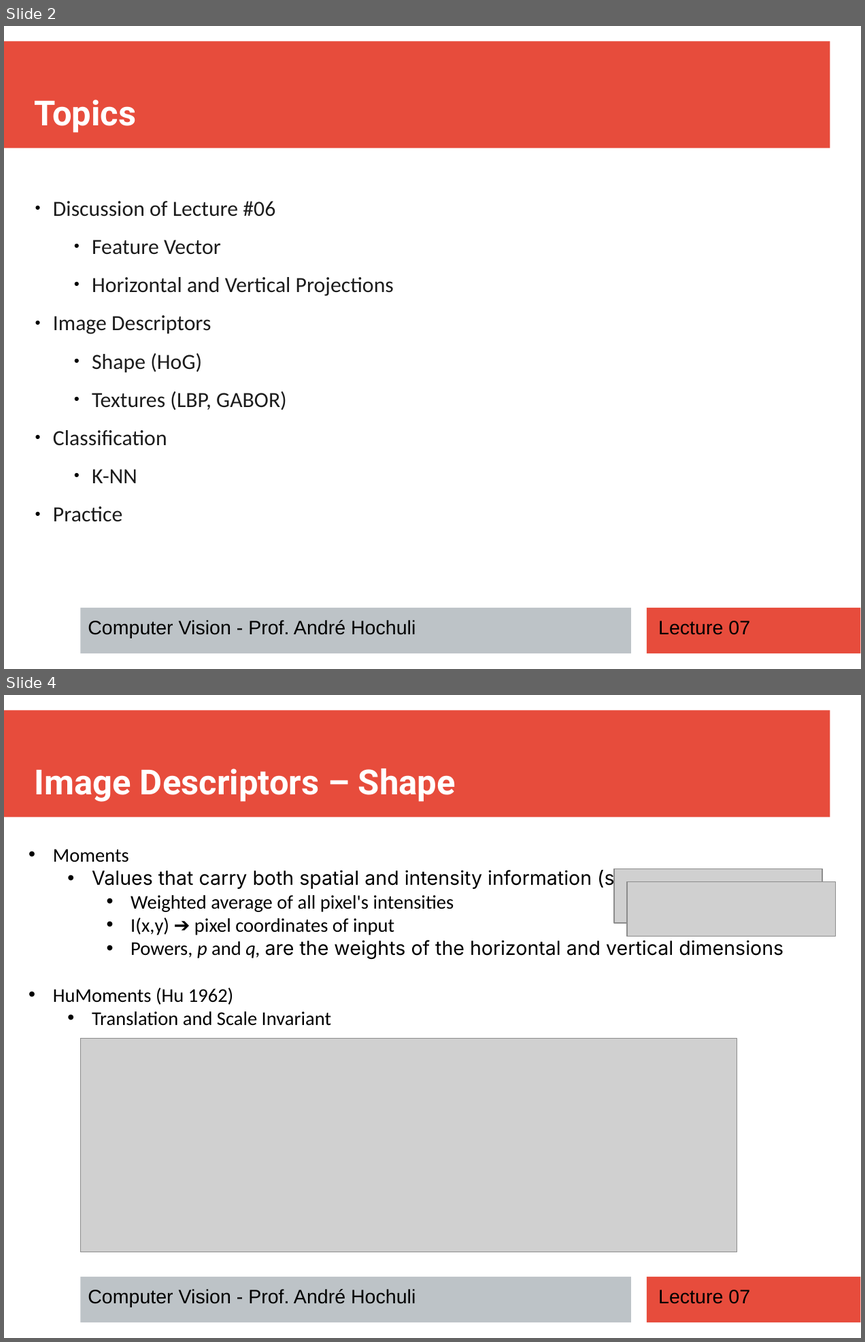
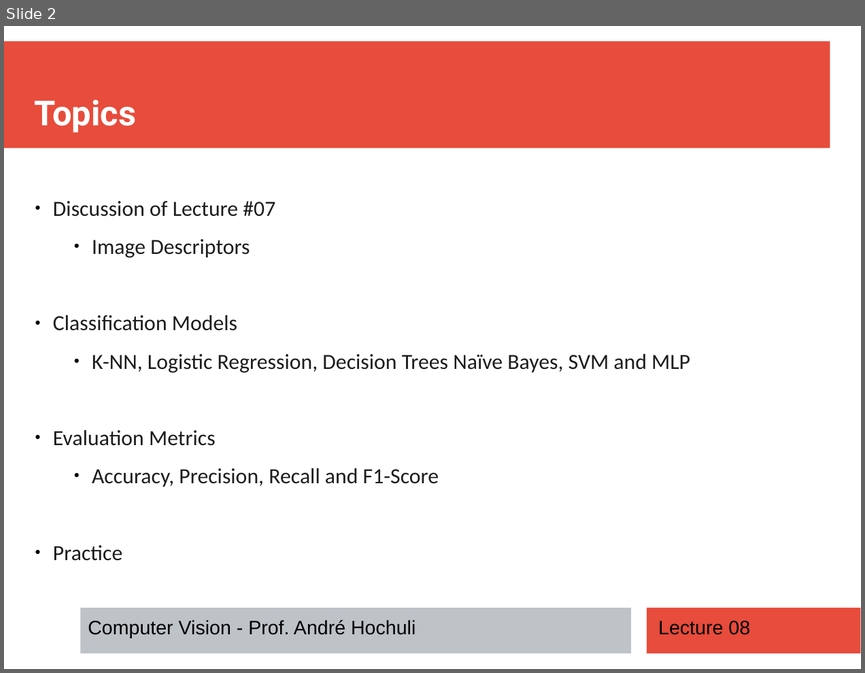
Before and after one commit to andrehochuli/teaching, a slide deck: ComputerVision/Lecture 08 - Classification/Lecture 08 - Classification.pptx. Shown one above the other, each under a label of ours: slides 2 and 4 before the commit, slide 2 after it; the slides between them are not shown. The pictures are 865x1342 and 865x673 pixels, drawn with LibreOffice and Linux fonts; fonts in the diff are those of the drawing; grey boxes stand for pictures. Boxes give left, top, right and bottom in pixels: in the first picture for what was removed or moved away, otherwise in the second. Text is boxed around its words. In the diff, an @@ line names an element or a change of style, - is before the commit and + after.

```diff
--- a/ComputerVision/Lecture 08 - Classification/Lecture 08 - Classification.pptx
+++ b/ComputerVision/Lecture 08 - Classification/Lecture 08 - Classification.pptx
@@ slide 4 removed at [4,695,861,1338], background #FFFFFF; not listed: 3 template elements that a slide beside it also shows @@
@@ text removed at [35,768,456,802] @@
-Image Descriptors – Shape
@@ text removed at [53,849,783,1025] @@
-• Moments
-  • Values that carry both spatial and intensity information (shape)
-    • Weighted average of all pixel's intensities
-    • I(x,y) ➔ pixel coordinates of input
-    • Powers, p and q, are the weights of the horizontal and vertical dimensions
-• HuMoments (Hu 1962)
-  • Translation and Scale Invariant
@@ picture removed at [615,868,823,923] @@
@@ picture removed at [627,881,835,936] @@
@@ picture removed at [80,1038,737,1252] @@
@@ text removed at [88,1289,415,1307] @@
-Computer Vision - Prof. André Hochuli
@@ text removed at [658,1289,750,1304] @@
-Lecture 07
@@ slide 2 changed as well @@
@@ text "Discussion of Lecture #07" at [53,201,690,560]: list level 1 to 2 in "Image Descriptors" @@
@@ text at [53,201,275,216]: text changed @@
-● Discussion of Lecture #06
-  ● Feature Vector
-  ● Horizontal and Vertical Projections
+● Discussion of Lecture #07
@@ text at [53,315,690,486]: text changed @@
-  ● Shape (HoG)
-  ● Textures (LBP, GABOR)
-● Classification
-  ● K-NN
+● Classification Models
+  ● K-NN, Logistic Regression, Decision Trees Naïve Bayes, SVM and MLP
+● Evaluation Metrics
+  ● Accuracy, Precision, Recall and F1-Score
@@ text at [658,620,750,635]: text changed @@
-Lecture 07
+Lecture 08
```
Also in this commit, not shown: 3 other slides changed, 19 slides added, 4 other slides removed.
